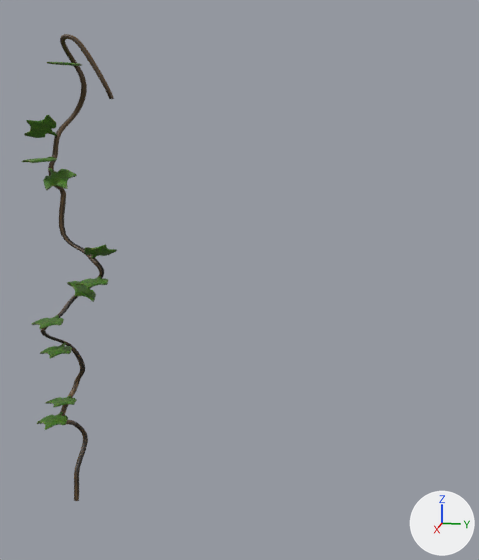
The FBX model Assets/Prefab/vine1.fbx, before and after one commit.
One viewpoint serves both versions: a 50 mm lens placed at (-0.552, -0.512, 0.158), pointed at (-0.778, -0.557, 0.102). Lighting does not change. The marker at lower right points along +X, +Y and +Z. Where no turn or scale is listed for an object, it has been applied to the vertices.

Names of what the first picture shows: 'leaf114', 'leaf115', 'leaf116', 'leaf117', 'leaf119', 'leaf120', 'leaf121', 'leaf122', 'leaf123', 'leaf125', 'leaf126', 'stem11'.
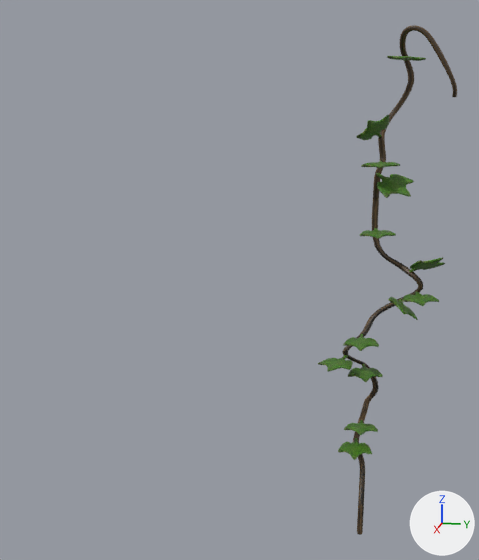
What changed in the scene script:
```text
Change me_mesh:
    used by ob_stem11; location = (-0.7814, -0.6257, 0.0305)
    remove me_mesh.from_pydata(...)  # 3906 vertices, 3904 faces; spans x -0.01..0.007, y -0.009..0.023, z -0.026..0.155
    add me_mesh.from_pydata(...)  # 3906 vertices, 3904 faces; spans x -0.008..0.007, y -0.009..0.023, z -0.026..0.155
    me_mesh part 1: all 144 vertices in x -0.01..-0.004, y -0.002..0.001, z -0.008..-0.001 are moved by (0.002, 0.0, 0.0)
    me_mesh part 2: all 168 vertices in x -0.004..-0.001, y -0.003..0.006, z 0.079..0.094 are moved by (0.0, 0.002, 0.0)
    me_mesh part 3: all 168 vertices in x -0.008..-0.002, y 0.0..0.01, z 0.123..0.137 are moved by (0.002, 0.0, 0.0)
Change me_mesh_004:
    where me_mesh_004.from_pydata(...)  # 244 vertices, 237 faces; spans x -1.03..0.5, y -0.1..0.05, z -0.57..0.61
    used by ob_leaf117; parent = ob_vine14; location = (0.617, -5.109, 0.343); rotation_euler = (0.0, 0.0, 0.156), in degrees (0, 0, 8.9)
    me_mesh_004 part 4: the whole mesh is scaled about the mesh origin by (0.00994, 0.0217, -0.000385)
Change ob_leaf121:
    ob_leaf121.parent: ob_vine14 -> ob_vine13
Change ob_stem11:
    ob_stem11.location: (-0.7814, -0.6257, 0.0305) -> (-0.7814, -0.5108, 0.0305)
Change ob_leaf120:
    ob_leaf120.parent: ob_vine14 -> ob_vine13
    ob_leaf120.location: (1.0, -1.793, 0.469) -> (1.078, -1.793, 0.469)
Change ob_leaf123:
    ob_leaf123.location: (-0.7728, -0.6068, 0.1125) -> (-0.7728, -0.4919, 0.1125)
Change ob_leaf125:
    ob_leaf125.parent: ob_vine14 -> ob_vine13
    ob_leaf125.location: (1.406, 4.21, 0.122) -> (0.92, -0.186, -1.38)
Change ob_leaf114:
    ob_leaf114.location: (-0.7683, -0.6186, 0.1368) -> (-0.7683, -0.5036, 0.1368)
Change ob_leaf119:
    ob_leaf119.parent: ob_vine14 -> ob_vine13
    ob_leaf119.location: (0.815, -2.971, 0.284) -> (1.324, -2.516, 1.33)
    ob_leaf119.rotation_euler: (0.0, 0.0797, 0.0) -> (0.0, -0.365, 0.0)  # degrees (0, 4.6, 0) -> degrees (0, -21, 0)
Change ob_leaf122:
    ob_leaf122.parent: ob_vine14 -> ob_vine13
    ob_leaf122.location: (0.92, -0.186, -1.38) -> (0.499, 1.873, 0.096)
Change ob_leaf126:
    ob_leaf126.parent: ob_vine14 -> ob_vine13
Change ob_leaf117:
    ob_leaf117.parent: ob_vine14 -> ob_vine13
    ob_leaf117.location: (0.617, -5.109, 0.343) -> (0.855, -2.971, 0.284)
    ob_leaf117.rotation_euler: (0.0, 0.0, 0.156) -> (0.0, 0.0797, 0.0)  # degrees (0, 0, 8.9) -> degrees (0, 4.6, 0)
Change ob_leaf116:
    ob_leaf116.location: (-0.7675, -0.6285, 0.0447) -> (-0.7675, -0.5136, 0.0447)
Change ob_leaf115:
    ob_leaf115.location: (-0.7713, -0.6279, 0.156) -> (-0.7713, -0.513, 0.156)
Add ob_vine13:
    ob_vine13 = bpy.data.objects.new('vine13', None)
    ob_vine13.parent = ob_gate
    ob_vine13.location = (-23.61, -2.317, -1.49)
Add ob_gate:
    ob_gate = bpy.data.objects.new('gate', None)
    ob_gate.location = (-0.542, -0.523, 0.125)
    ob_gate.rotation_euler = (1.571, 0.0, 0.0)  # degrees (90, 0, 0)
    ob_gate.scale = (0.01, 0.01, 0.01)
Add ob_leaf17:
    ob_leaf17 = bpy.data.objects.new('leaf17', me_mesh_004)
    ob_leaf17.location = (-0.7723, -0.512, 0.051)
Add ob_leaf26:
    ob_leaf26 = bpy.data.objects.new('leaf26', me_mesh_003.copy())  # the mesh of ob_leaf116
    ob_leaf26.location = (-0.7644, -0.5098, 0.1442)
```

Where the change shows, as pixel boxes [x1, y1, x2, y2] in the pictures (479 x 560 px; the box of a moved part takes in the faces that stretch with it):
'stem11', reshaped, moved (55% wider, 9% taller)
    before: [40, 34, 114, 501]
    after: [342, 25, 457, 535]
'leaf114', moved
    before: [43, 168, 77, 190]
    after: [376, 173, 414, 198]
'leaf115', moved
    before: [24, 115, 57, 138]
    after: [356, 115, 389, 140]
'leaf116', moved
    before: [37, 411, 68, 430]
    after: [338, 438, 372, 460]
'leaf119', moved, turned
    before: [40, 343, 72, 358]
    after: [318, 355, 353, 372]
'leaf120', moved
    before: [31, 315, 64, 329]
    after: [343, 334, 379, 351]
'leaf117', mesh rescaled, moved, turned
    before: [45, 396, 77, 408]
    after: [348, 364, 383, 382]
'leaf123', moved
    before: [84, 244, 117, 258]
    after: [409, 257, 445, 272]
'leaf121', moved
    before: [67, 281, 96, 302]
    after: [388, 297, 418, 320]
'leaf122', moved
    before: [76, 276, 108, 288]
    after: [359, 228, 396, 239]
'leaf125', moved
    before: [22, 157, 57, 163]
    after: [402, 292, 439, 306]
'leaf17', added
    after: [344, 420, 378, 435]
'leaf126', moved
    before: [47, 62, 82, 66]
    after: [387, 56, 426, 61]
'leaf26', added
    after: [361, 161, 400, 168]
part 1 of me_mesh, moved or reshaped
    before: [80, 433, 88, 453]
    after: [359, 462, 365, 484]
part 2 of me_mesh, moved or reshaped
    before: [59, 203, 85, 251]
    after: [372, 211, 398, 265]
part 3 of me_mesh, moved or reshaped
    before: [57, 84, 87, 134]
    after: [381, 81, 414, 134]
part 4 of me_mesh_004, moved or reshaped
    before: [45, 396, 77, 408]
    after: [344, 420, 378, 435]
